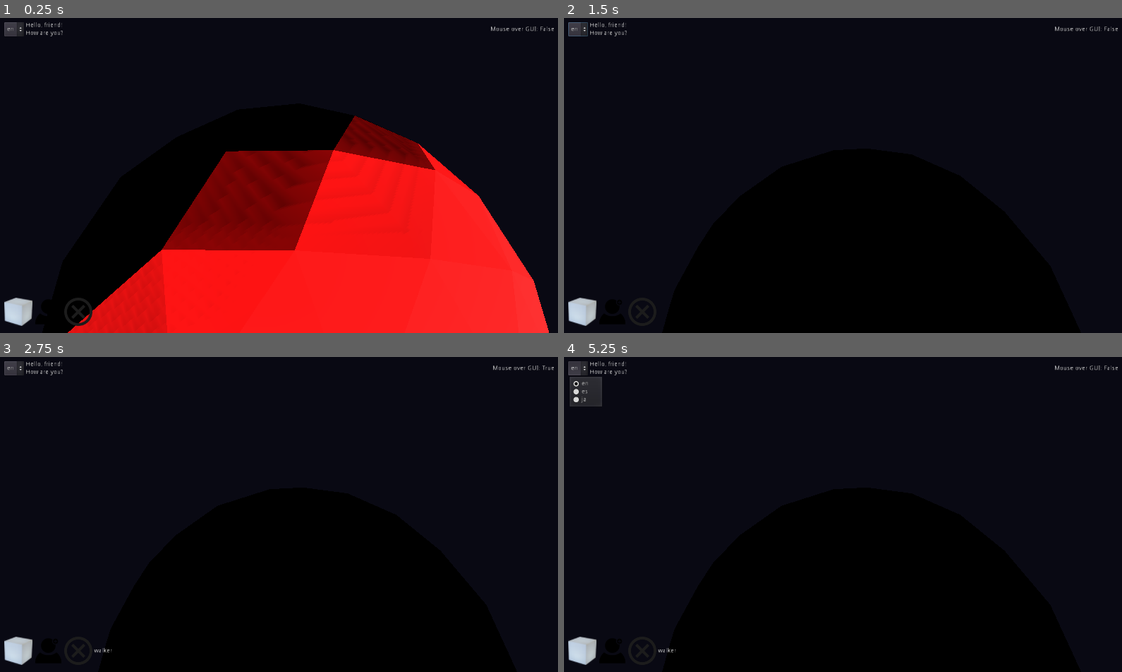
Above: before the commit, frames 1-4 (two rows, left to right).
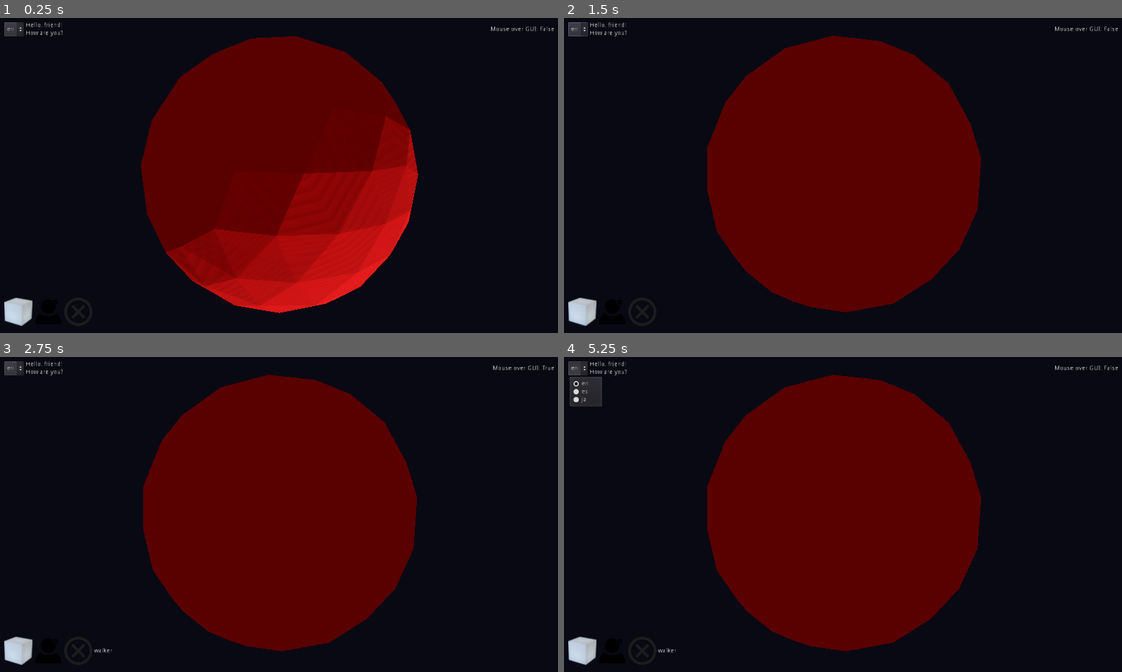
Above: after the commit, the same moments.

Repository: henriknh/delta-planet
Game: Godot game, scene res://main.tscn
Two runs of this game, one before a commit and one after it. Both use one fixed random seed, a clock stepped at 60 frames per second and the inputs below.
Inputs (mouse positions are in pixels of both pictures, inside the frame that each line leads up to):
- Up to frame 1 (0.25 s): no input
- Up to frame 2 (1.5 s): click "en" at 0.5 s; click (580, 310) at 1.25 s
- Up to frame 3 (2.75 s): click (50, 649) at 2 s
- Up to frame 4 (5.25 s): click "en" at 2.75 s; click (580, 649) at 3.5 s; click (614, 649) at 4.25 s; click "en" at 5 s

The runs differ from the first frame. In frame 1, 46% of the frame differs, in the area x 12-99%, y 5-100%; in frame 2, 34%; in frame 3, 34%; in frame 4, 34%.

Commit message:
Ambient environment light and restrict pivot angels

Diff:
--- a/main.tscn
+++ b/main.tscn
@@ -1,12 +1,11 @@
-[gd_scene load_steps=10 format=2]
+[gd_scene load_steps=9 format=2]
 
 [ext_resource path="res://scripts/Planet.gd" type="Script" id=1]
 [ext_resource path="res://scripts/spawner.gd" type="Script" id=2]
 [ext_resource path="res://scripts/camera_base.gd" type="Script" id=3]
 [ext_resource path="res://scripts/camera.gd" type="Script" id=4]
-[ext_resource path="res://assets/prefabs/walker.tscn" type="PackedScene" id=5]
-[ext_resource path="res://assets/prefabs/gui.tscn" type="PackedScene" id=6]
-[ext_resource path="res://scripts/click.gd" type="Script" id=7]
+[ext_resource path="res://assets/prefabs/gui.tscn" type="PackedScene" id=5]
+[ext_resource path="res://scripts/click.gd" type="Script" id=6]
 
 [sub_resource type="PanoramaSky" id=1]
 
@@ -14,11 +13,12 @@
 background_mode = 1
 background_sky = SubResource( 1 )
 background_color = Color( 0.0392157, 0.0392157, 0.0784314, 1 )
+ambient_light_color = Color( 1, 1, 1, 1 )
+ambient_light_energy = 0.1
 
 [node name="Spatial" type="Spatial"]
 
 [node name="Planet" type="Spatial" parent="."]
-transform = Transform( 1, 0, 0, 0, 1, 0, 0, 0, 1, 0, 8, 0 )
 script = ExtResource( 1 )
 
 [node name="Spawner" type="Spatial" parent="Planet"]
@@ -28,9 +28,10 @@
 script = ExtResource( 3 )
 
 [node name="CameraArm" type="Spatial" parent="CameraBase"]
-transform = Transform( 1, 0, 0, 0, 1, 0, 0, 0, 1, 0, 25.4278, 0 )
+transform = Transform( 1, 0, 0, 0, 1, 0, 0, 0, 1, 0, 10.3839, 0 )
 
 [node name="Pivot" type="Spatial" parent="CameraBase/CameraArm"]
+transform = Transform( 1, 0, 0, 0, 0.707107, 0.707107, 0, -0.707107, 0.707107, 0, 0, 0 )
 
 [node name="Camera" type="Camera" parent="CameraBase/CameraArm/Pivot"]
 transform = Transform( 1, 0, 0, 0, 0.707107, 0.707107, 0, -0.707107, 0.707107, 0, 25, 25 )
@@ -39,16 +40,12 @@
 far = 500.0
 script = ExtResource( 4 )
 
-[node name="Spatial" parent="CameraBase/CameraArm/Pivot" instance=ExtResource( 5 )]
-
 [node name="DirectionalLight" type="DirectionalLight" parent="."]
 transform = Transform( 0.858871, -0.173104, 0.482055, 0, 0.941158, 0.337966, -0.512193, -0.290269, 0.808333, 0, 0, 0 )
-light_energy = 4.0
 shadow_enabled = true
-shadow_bias = 1.25
 
-[node name="GUI" parent="." instance=ExtResource( 6 )]
+[node name="GUI" parent="." instance=ExtResource( 5 )]
 
 [node name="RayCast" type="RayCast" parent="."]
 transform = Transform( 1, 0, 0, 0, 0.65704, 0.753855, 0, -0.753855, 0.65704, 0, 0, 0 )
-script = ExtResource( 7 )
+script = ExtResource( 6 )
--- a/scripts/camera_base.gd
+++ b/scripts/camera_base.gd
@@ -14,6 +14,9 @@
 
 var camera_rotate = false
 var camera_drag = false
+var target_zoom = 20
+var smooth_zoom = target_zoom
+var ZOOM_SPEED = 10
 var target_cam_pos = Vector3.ZERO
 var motion = Vector3.ZERO
 var gui
@@ -38,11 +41,21 @@
 	calc_move(m_pos, delta)
 	if Input.is_action_just_pressed("main_command"):
 		move_all_units(m_pos)
+		self.transform
 
 	# zoom
-	if abs(cam.get_transform().origin.z - target_cam_pos.z) > 0.5:
-		motion = Vector3.ZERO
-		print('- - - - - - - - - - - -')
+	smooth_zoom = lerp(smooth_zoom, target_zoom, ZOOM_SPEED * delta)
+	print('_1_')
+	print(smooth_zoom)
+	print(target_zoom - cam.get_transform().origin.z)
+	print('_2_')
+	if target_zoom - smooth_zoom > 0.05:
+
+		motion = cam.get_transform().origin - Vector3(0,smooth_zoom,smooth_zoom)
+		print('- - - - - - - - - - - -', motion)
+		#cam.transform =
+		cam.translate(motion)
+		return
 		#cam.translate_object_local(Vector3(0,0,1) * delta * 100)
 		print('target: ', target_cam_pos)
 		print('position: ', cam.get_transform().origin)
@@ -51,7 +64,6 @@
 		motion -= targetVector
 		motion = motion * MOVE_SPEED * delta
 		print('motion: ', motion)
-		cam.translate(motion)
 	#cam.origin = cam.origin.linear_interpolate(Vector3(-0.5,0.25,-0.5), delta)
 
 
@@ -107,13 +119,19 @@
 
 func _on_input_button(event):
 	if event.button_index == 4:
-		target_cam_pos -= Vector3(0,1,1)
-		if target_cam_pos.z < 1:
-			target_cam_pos = Vector3(0,1,1)
+		target_zoom -= 1
+		if target_zoom < 1:
+			target_zoom = 1
+		#target_cam_pos -= Vector3(0,1,1)
+		#if target_cam_pos.z < 1:
+		#	target_cam_pos = Vector3(0,1,1)
 	elif event.button_index == 5:
-		target_cam_pos += Vector3(0,1,1)
-		if target_cam_pos.z > 35:
-			target_cam_pos = Vector3(0,35,35)
+		target_zoom += 1
+		if target_zoom > 35:
+			target_zoom = 35
+		#target_cam_pos += Vector3(0,1,1)
+		#if target_cam_pos.z > 35:
+		#	target_cam_pos = Vector3(0,35,35)
 	if event.button_index == 2 and event.pressed:
 		camera_rotate = true
 	else:
@@ -127,6 +145,10 @@
 	if camera_rotate:
 		# pivot
 		pivot.rotate_object_local(Vector3(-1, 0, 0), event.relative[1] / 100.0)
+		if pivot.rotation_degrees.x < -45:
+			pivot.rotate_x(deg2rad(abs(pivot.rotation_degrees.x) - 45))
+		if pivot.rotation_degrees.x > 45:
+			pivot.rotate_x(deg2rad(45 - pivot.rotation_degrees.x))
 		# rotate
 		rotate_object_local(Vector3(0, -1, 0), event.relative[0] / 100.0)
 	if camera_drag:
